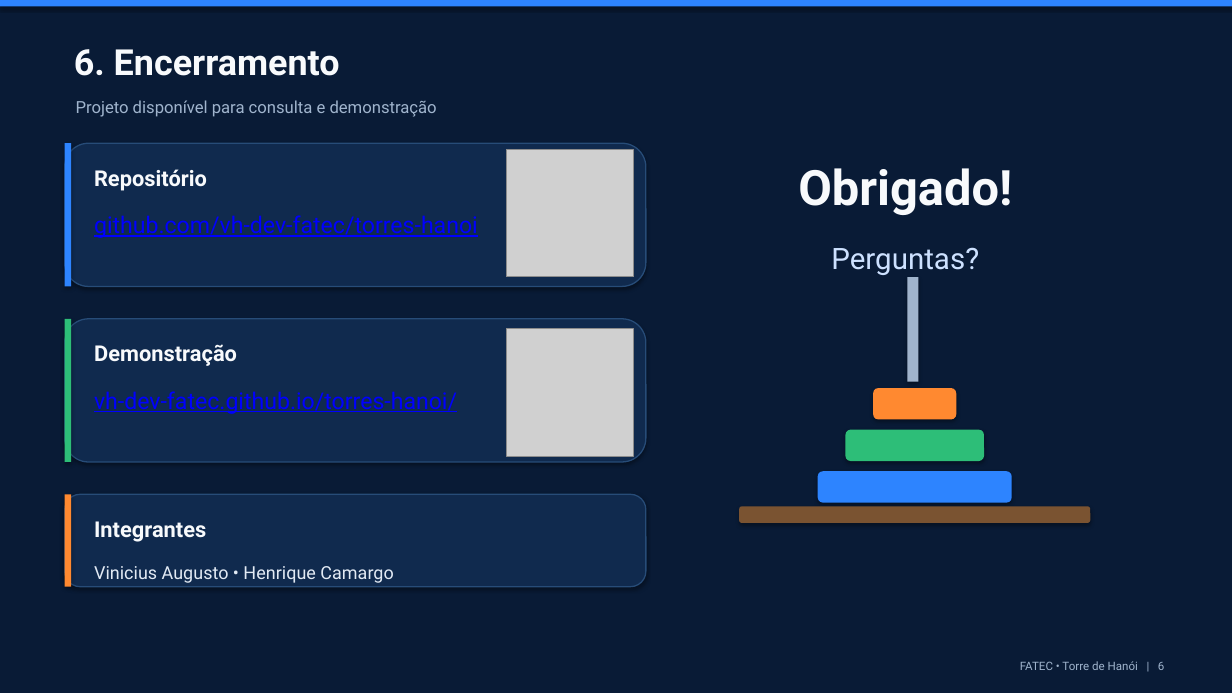
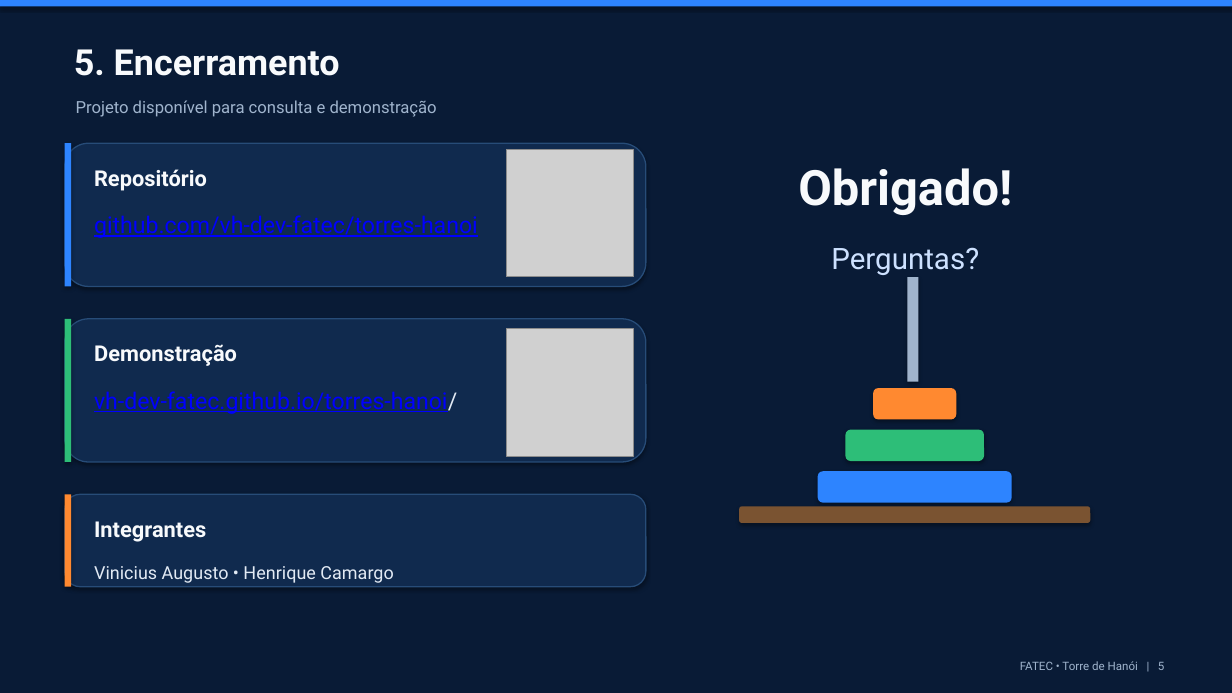
Before and after one commit to vh-dev-fatec/torres-hanoi, a slide deck: slide 6 of docs/Torre_de_Hanoi_FATEC_Apresentacao.pptx (slide 7 before the commit). Drawn at 1232x693 pixels with LibreOffice and Linux fonts; fonts in the diff are those of the drawing; grey boxes stand for pictures. Boxes give left, top, right and bottom in pixels: in the first picture for what was removed or moved away, otherwise in the second. Text is boxed around its words. In the diff, an @@ line names an element or a change of style, - is before the commit and + after.

```diff
--- a/docs/Torre_de_Hanoi_FATEC_Apresentacao.pptx
+++ b/docs/Torre_de_Hanoi_FATEC_Apresentacao.pptx
@@ text at [74, 49, 340, 76]: text changed @@
-6. Encerramento
+5. Encerramento
@@ text "vh-dev-fatec.github.io/torres-hanoi/" at [94, 391, 457, 414]: text colour #0000FF to #E2EAF4, underline off in "vh-dev-fatec.github.io/torres-hanoi/" @@
```
Also in this commit, not shown: 1 slide removed, 1 other file.
